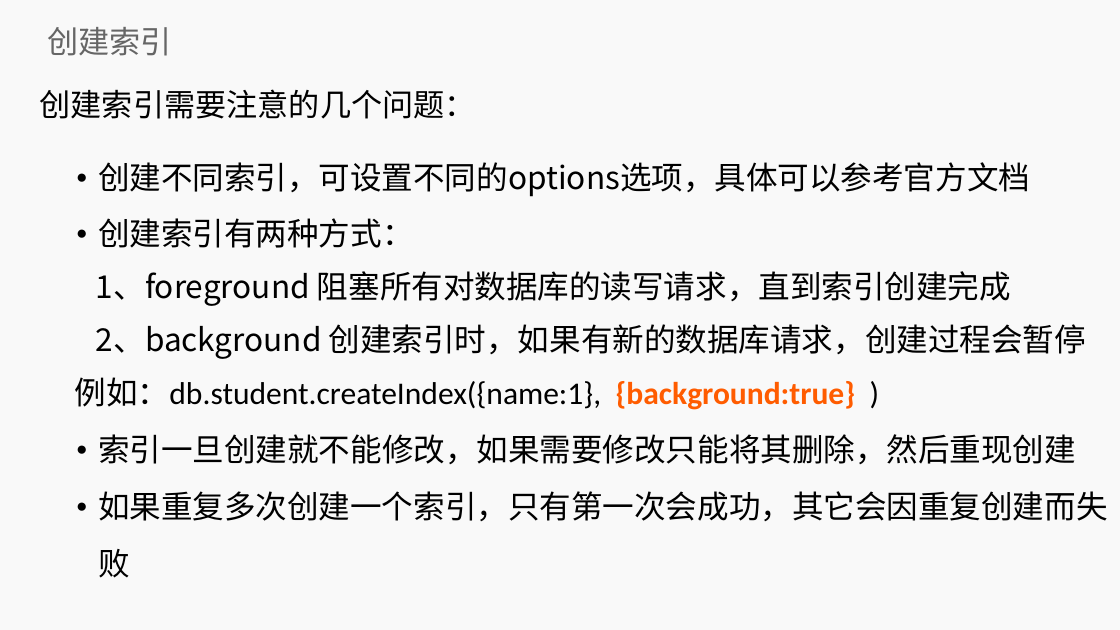
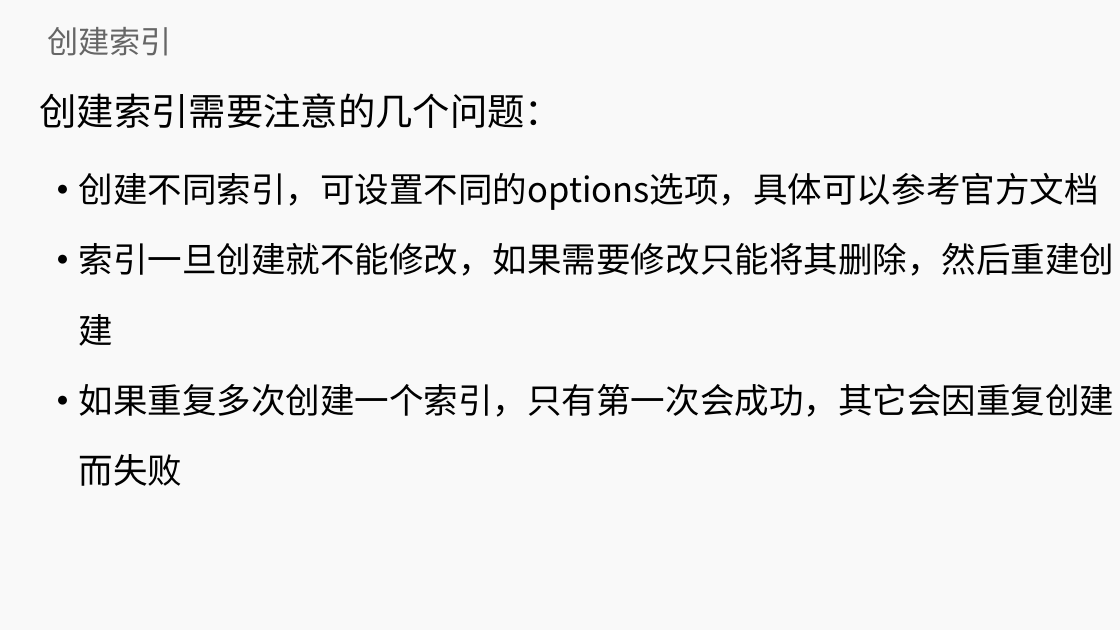
Before and after one commit to lihuanzhen2016/no-sql, a slide deck: slide 32 of PPT/06 MongoDB 索引.pptx (slide 31 before the commit). Drawn at 1120x630 pixels with LibreOffice and Linux fonts; fonts in the diff are those of the drawing; background and template pictures are left out. Boxes give left, top, right and bottom in pixels: in the first picture for what was removed or moved away, otherwise in the second. Text is boxed around its words. In the diff, an @@ line names an element or a change of style, - is before the commit and + after.

Commit message:
index update

```diff
--- a/PPT/06 MongoDB 索引.pptx
+++ b/PPT/06 MongoDB 索引.pptx
@@ subtitle "创建索引需要注意的几个问题：" at [40,93,563,128]: size 20 to 24 pt @@
@@ text "创建不同索引，可设置不同的options选项，具体可以参考官方文档": place and size @@
-text "创建不同索引，可设置不同的options选项，具体可以参考官方文档" at [75,162,1107,578]
+text "创建不同索引，可设置不同的options选项，具体可以参考官方文档" at [78,173,1114,486]
@@ text at [78,173,1114,486]: size 20.3 to 22.2 pt in "创建不同索引，可设置不同的options选项，具体可以参考官方文档", "如果重复多次创建一个索引，只有第一次会成功，其它会因重复创建而失败"; line spacing 1.5 to 1.7 @@
@@ text at [78,243,1114,346]: text changed; size 20.3 to 22.2 pt @@
-● 创建索引有两种方式：
-1、foreground 阻塞所有对数据库的读写请求，直到索引创建完成
-2、background 创建索引时，如果有新的数据库请求，创建过程会暂停
-例如：db.student.createIndex({name:1}, {background:true} )
-● 索引一旦创建就不能修改，如果需要修改只能将其删除，然后重现创建
+● 索引一旦创建就不能修改，如果需要修改只能将其删除，然后重建创建
```
Also in this commit, not shown: 21 other slides changed, 8 slides added, 11 slides removed.
